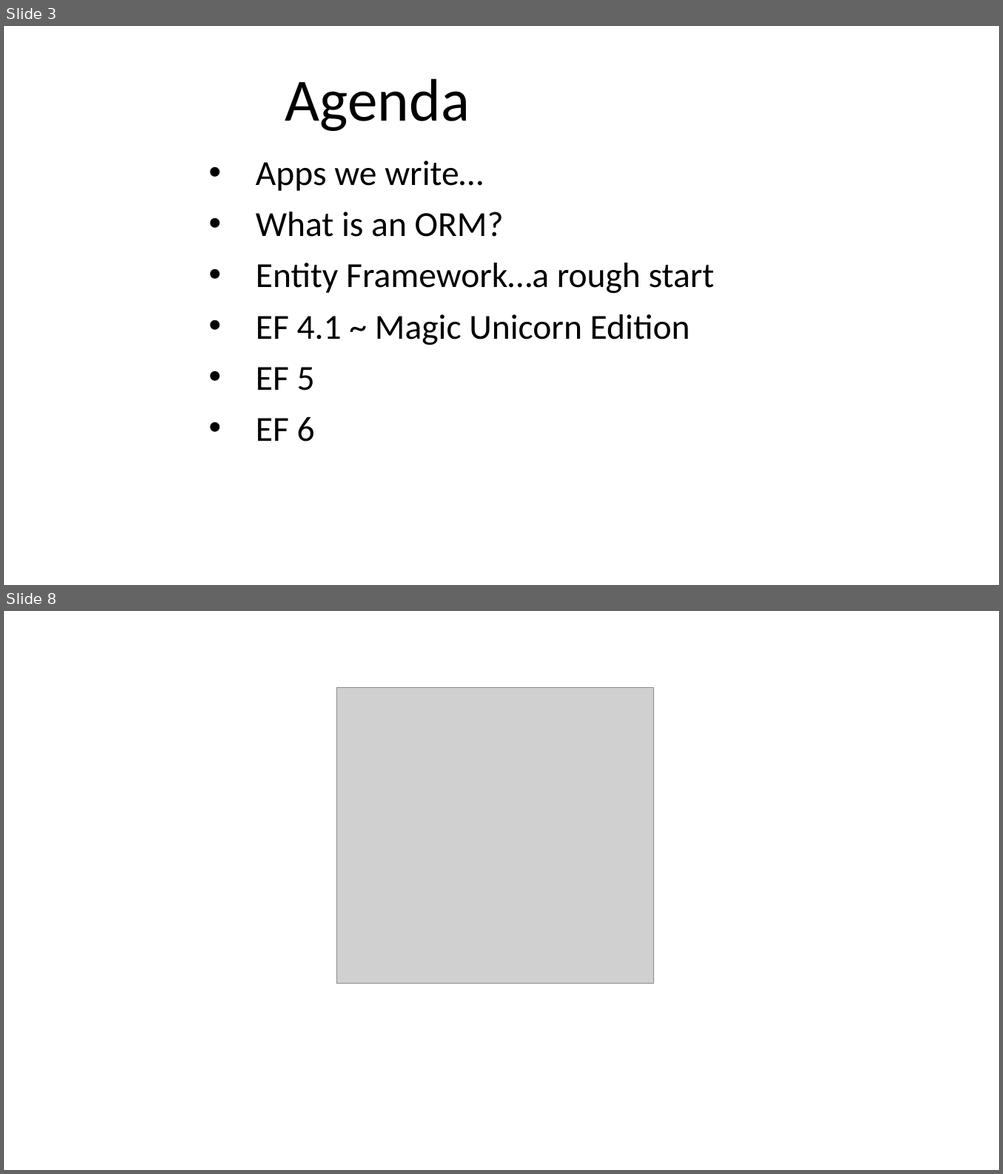
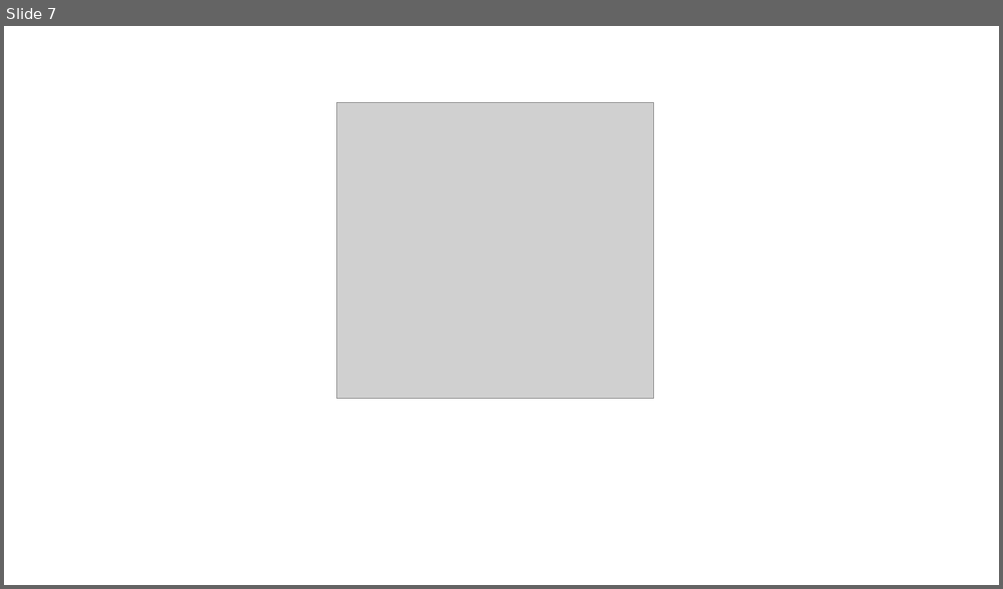
Before and after one commit to kburnell/EfCodeFirstMagicUnicornAndBeyond, a slide deck: EfMagicUnicornEdAndBeyond_SkylineTemplate.ppt. Shown one above the other, each under a label of ours: slides 3 and 8 before the commit, slide 7 after it; the slides between them are not shown. The pictures are 1003x1174 and 1003x589 pixels, drawn with LibreOffice and Linux fonts; fonts in the diff are those of the drawing; grey boxes stand for pictures; background and template pictures are left out. Boxes give left, top, right and bottom in pixels: in the first picture for what was removed or moved away, otherwise in the second. Text is boxed around its words. In the diff, an @@ line names an element or a change of style, - is before the commit and + after.

```diff
--- a/EfMagicUnicornEdAndBeyond_SkylineTemplate.ppt
+++ b/EfMagicUnicornEdAndBeyond_SkylineTemplate.ppt
@@ slide 3 removed at (4, 26, 999, 585), background picture (left out) @@
@@ title removed at (285, 79, 469, 131) @@
-Agenda
@@ text removed at (256, 161, 714, 442) @@
-• Apps we write…
-• What is an ORM?
-• Entity Framework…a rough start
-• EF 4.1 ~ Magic Unicorn Edition
-• EF 5
-• EF 6
@@ what was slide 8 is now slide 7 @@
```
Also in this commit, not shown: 3 slides changed, 6 slides added, 6 other slides removed, 59 other files.
